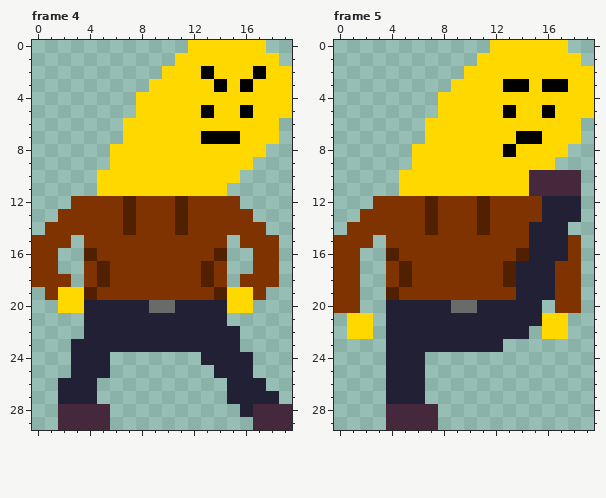
Pixel-art file, stored at animations/srhuevo/srhuevo.aseprite. That is the earlier state.
20x30 pixels, 5 frames. Shown: frame 4, frame 5.
New version:
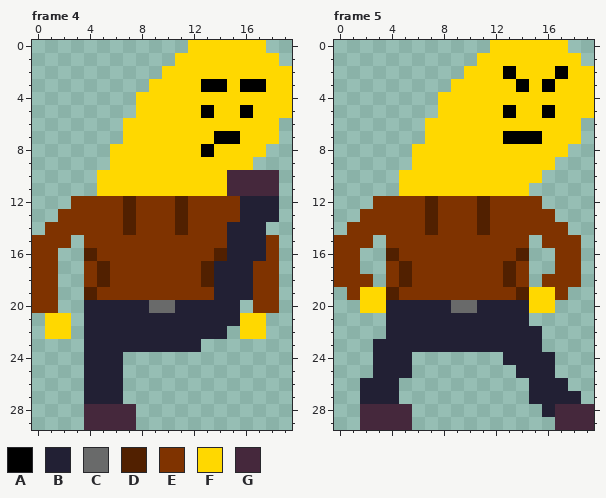
Palette (. is transparent): A #000000  B #222034  C #696a6a  D #512000  E #7f3300  F #ffd800  G #45283c
The edit:
--- frame 4
@@ x 11..19 @@
  1 FFFFFFFF.
- 2 FFAFFFAFF
- 3 FFFAFAFFF
+ 2 FFFFFFFFF
+ 3 FFAAFAAFF
  4 FFFFFFFFF
@@ x 0..19 @@
  6 .......FFFFFFFFFFFF.
- 7 .......FFFFFFAAAFFF.
- 8 ......FFFFFFFFFFFF..
+ 7 .......FFFFFFFAAFFF.
+ 8 ......FFFFFFFAFFFF..
  9 ......FFFFFFFFFFF...
-10 .....FFFFFFFFFFF....
-11 .....FFFFFFFFFF.....
-12 ...EEEEDEEEDEEEE....
-13 ..EEEEEDEEEDEEEEE...
-14 .EEEEEEDEEEDEEEEEE..
-15 EEE.EEEEEEEEEEE.EEE.
-16 EE..DEEEEEEEEED..EE.
-17 EE..EDEEEEEEEDE..EE.
-18 EEE.EDEEEEEEEDE.EEE.
-19 .EFFDEEEEEEEEEDFFE..
-20 ..FFBBBBBCCBBBBFF...
-21 ....BBBBBBBBBBB.....
-22 ....BBBBBBBBBBBB....
-23 ...BBBBBBBBBBBBB....
-24 ...BBB.......BBBB...
-25 ...BBB........BBB...
-26 ..BBB..........BBB..
-27 ..BBB..........BBBB.
-28 ..GGGG..........BGGG
-29 ..GGGG...........GGG
+10 .....FFFFFFFFFFGGGG.
+11 .....FFFFFFFFFFGGGG.
+12 ...EEEEDEEEDEEEEBBB.
+13 ..EEEEEDEEEDEEEEBBB.
+14 .EEEEEEDEEEDEEEBBB..
+15 EEE.EEEEEEEEEEEBBBE.
+16 EE..DEEEEEEEEEDBBBE.
+17 EE..EDEEEEEEEDBBBEE.
+18 EE..EDEEEEEEEDBBBEE.
+19 EE..DEEEEEEEEEBBBEE.
+20 EE..BBBBBCCBBBBB.EE.
+21 .FF.BBBBBBBBBBBBFF..
+22 .FF.BBBBBBBBBBB.FF..
+23 ....BBBBBBBBB.......
+24 ....BBB.............
+25 ....BBB.............
+26 ....BBB.............
+27 ....BBB.............
+28 ....GGGG............
+29 ....GGGG............
--- frame 5
@@ x 11..19 @@
  1 FFFFFFFF.
- 2 FFFFFFFFF
- 3 FFAAFAAFF
+ 2 FFAFFFAFF
+ 3 FFFAFAFFF
  4 FFFFFFFFF
@@ x 0..19 @@
  6 .......FFFFFFFFFFFF.
- 7 .......FFFFFFFAAFFF.
- 8 ......FFFFFFFAFFFF..
+ 7 .......FFFFFFAAAFFF.
+ 8 ......FFFFFFFFFFFF..
  9 ......FFFFFFFFFFF...
-10 .....FFFFFFFFFFGGGG.
-11 .....FFFFFFFFFFGGGG.
-12 ...EEEEDEEEDEEEEBBB.
-13 ..EEEEEDEEEDEEEEBBB.
-14 .EEEEEEDEEEDEEEBBB..
-15 EEE.EEEEEEEEEEEBBBE.
-16 EE..DEEEEEEEEEDBBBE.
-17 EE..EDEEEEEEEDBBBEE.
-18 EE..EDEEEEEEEDBBBEE.
-19 EE..DEEEEEEEEEBBBEE.
-20 EE..BBBBBCCBBBBB.EE.
-21 .FF.BBBBBBBBBBBBFF..
-22 .FF.BBBBBBBBBBB.FF..
-23 ....BBBBBBBBB.......
-24 ....BBB.............
-25 ....BBB.............
-26 ....BBB.............
-27 ....BBB.............
-28 ....GGGG............
-29 ....GGGG............
+10 .....FFFFFFFFFFF....
+11 .....FFFFFFFFFF.....
+12 ...EEEEDEEEDEEEE....
+13 ..EEEEEDEEEDEEEEE...
+14 .EEEEEEDEEEDEEEEEE..
+15 EEE.EEEEEEEEEEE.EEE.
+16 EE..DEEEEEEEEED..EE.
+17 EE..EDEEEEEEEDE..EE.
+18 EEE.EDEEEEEEEDE.EEE.
+19 .EFFDEEEEEEEEEDFFE..
+20 ..FFBBBBBCCBBBBFF...
+21 ....BBBBBBBBBBB.....
+22 ....BBBBBBBBBBBB....
+23 ...BBBBBBBBBBBBB....
+24 ...BBB.......BBBB...
+25 ...BBB........BBB...
+26 ..BBB..........BBB..
+27 ..BBB..........BBBB.
+28 ..GGGG..........BGGG
+29 ..GGGG...........GGG
Changed places in both pictures, as pixel boxes (x1, y1, x2, y2):
changed: (201, 66, 292, 430)
changed: (32, 274, 136, 430)
changed: (503, 66, 594, 430)
changed: (334, 274, 438, 430)
